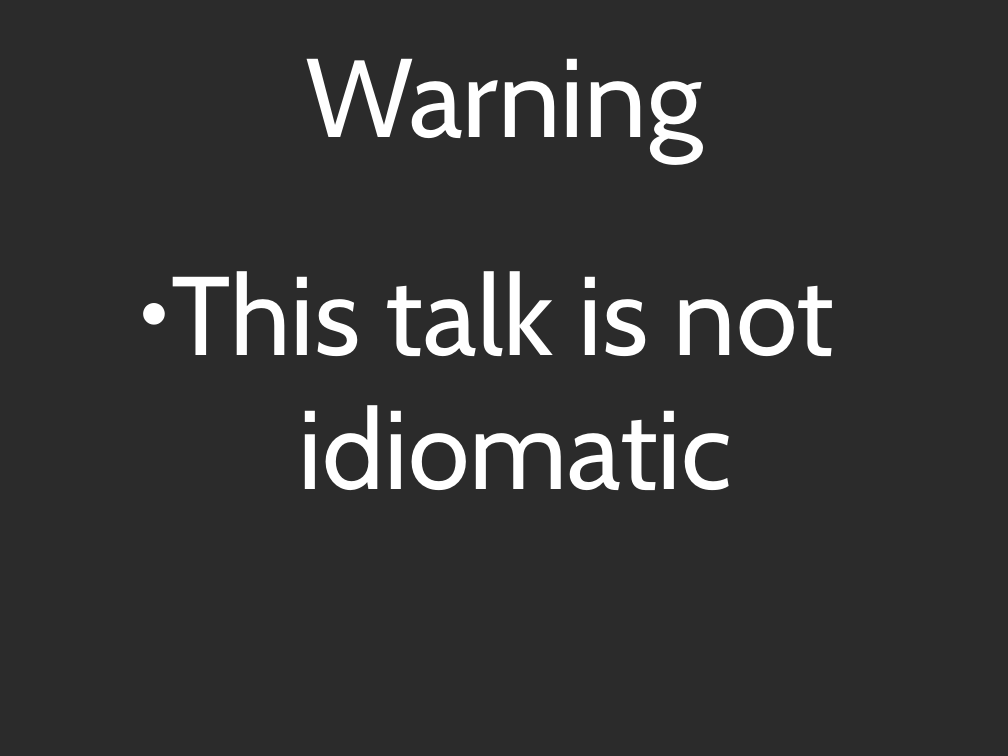
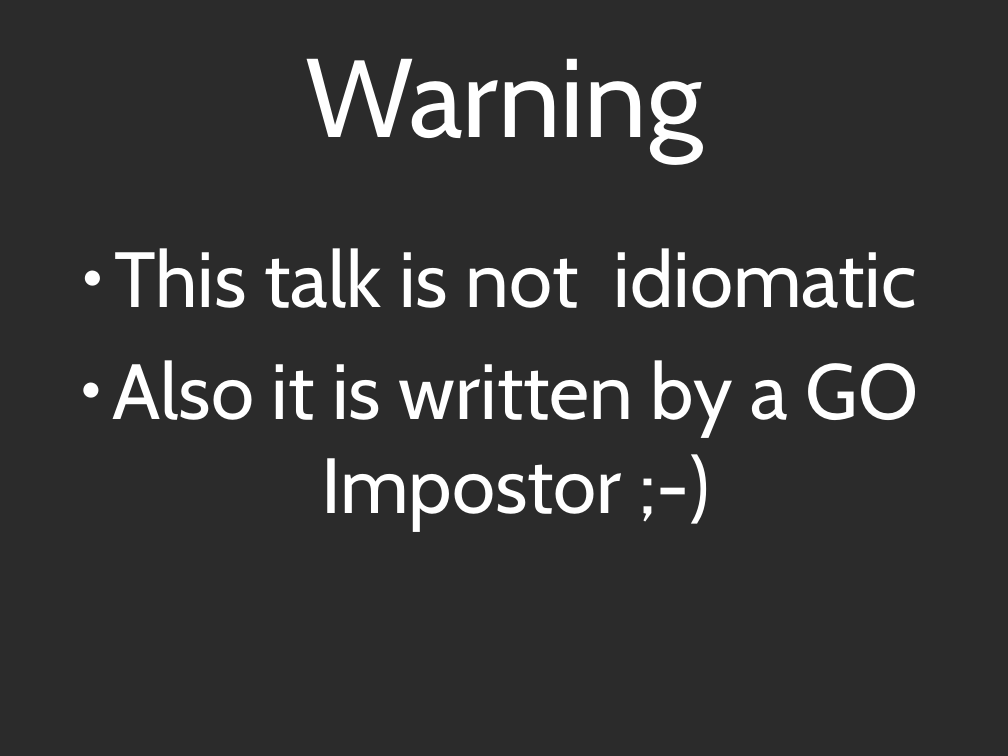
Before and after one commit to abramhindle/python-iteration-talk, a slide deck: slide 2 of iteration-talk-go.odp. Drawn at 1008x756 pixels with LibreOffice and Linux fonts; fonts in the diff are those of the drawing; background and template pictures are left out; a plain dark background stands for a picture behind light text. Boxes give left, top, right and bottom in pixels: in the first picture for what was removed or moved away, otherwise in the second. Text is boxed around its words. In the diff, an @@ line names an element or a change of style, - is before the commit and + after.

```diff
--- a/iteration-talk-go.odp
+++ b/iteration-talk-go.odp
@@ text at [114, 248, 917, 308]: size 88 to 61.6 pt in "This talk is not idiomatic" @@
@@ text at [113, 360, 919, 530]: paragraph added @@
+● Also it is written by a GO Impostor ;-)
```
Also in this commit, not shown: 3 other slides changed, 1 slide removed.
